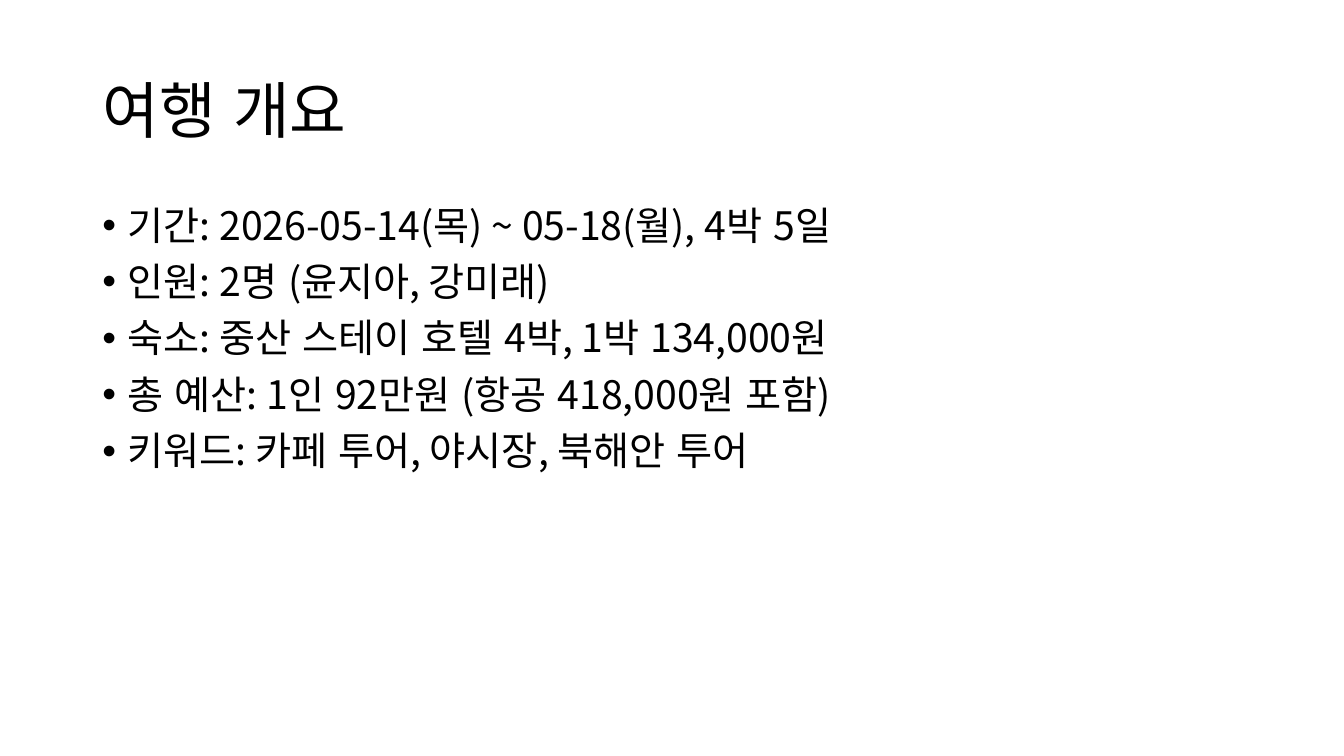
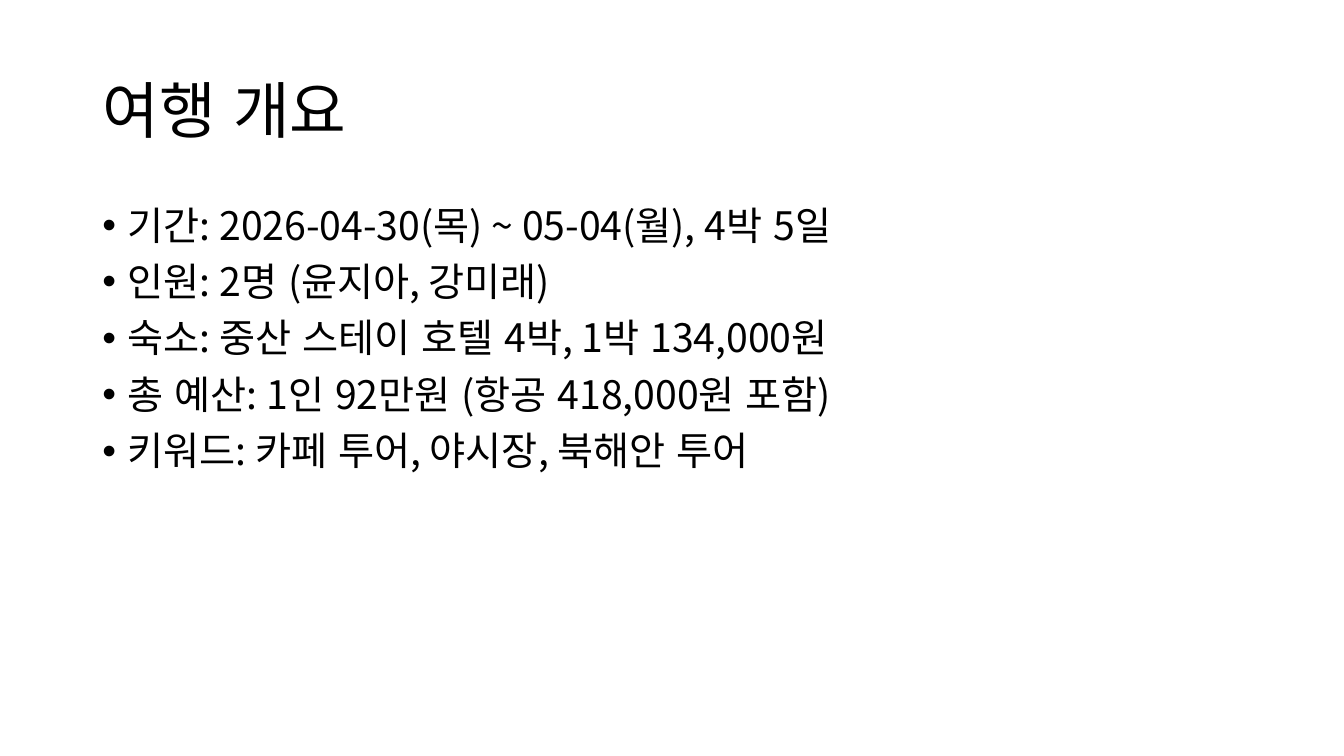
Before and after one commit to jaewonize/AI-Dictionary, a slide deck: slide 2 of Mobile Storage/Download/여행브리핑_2026.pptx. Drawn at 1344x756 pixels with LibreOffice and Linux fonts; fonts in the diff are those of the drawing. Boxes give left, top, right and bottom in pixels: in the first picture for what was removed or moved away, otherwise in the second. Text is boxed around its words. In the diff, an @@ line names an element or a change of style, - is before the commit and + after.

Commit message:
fix: 같은 기간에 겹치던 여행 일정 3건의 날짜를 옮김

```diff
--- a/Mobile Storage/Download/여행브리핑_2026.pptx
+++ b/Mobile Storage/Download/여행브리핑_2026.pptx
@@ text at [128, 207, 831, 248]: text changed @@
-• 기간: 2026-05-14(목) ~ 05-18(월), 4박 5일
+• 기간: 2026-04-30(목) ~ 05-04(월), 4박 5일
```
Also in this commit, not shown: 2 other slides changed, 6 other files.
